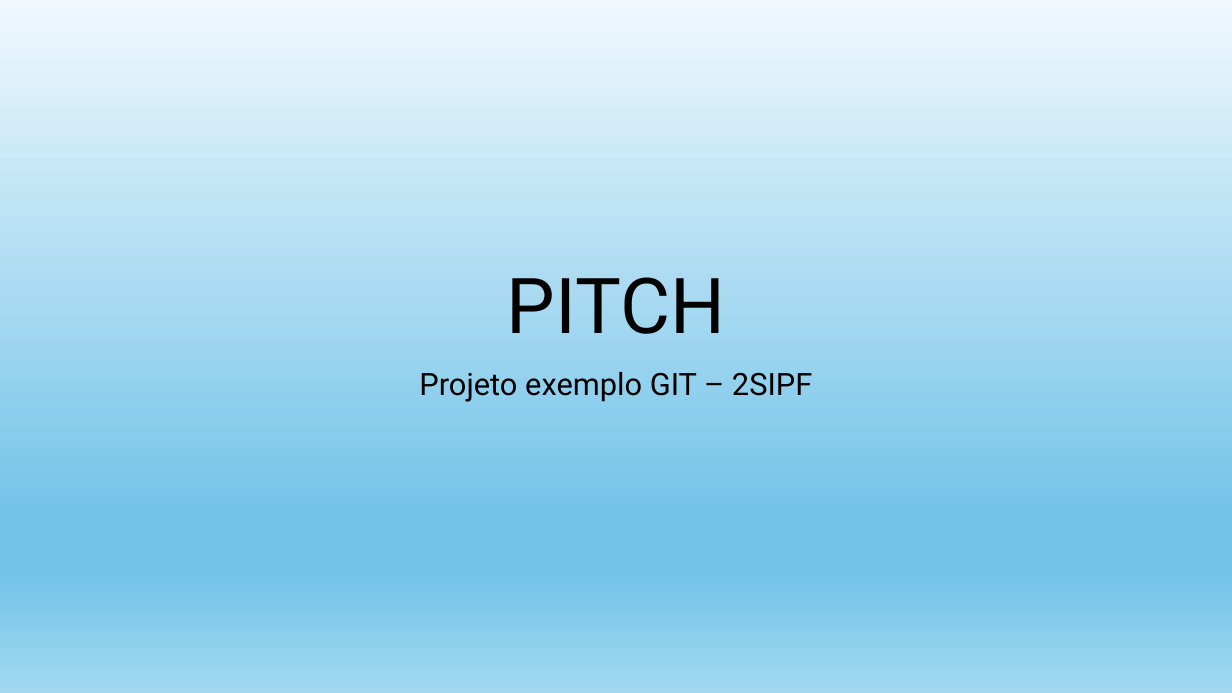
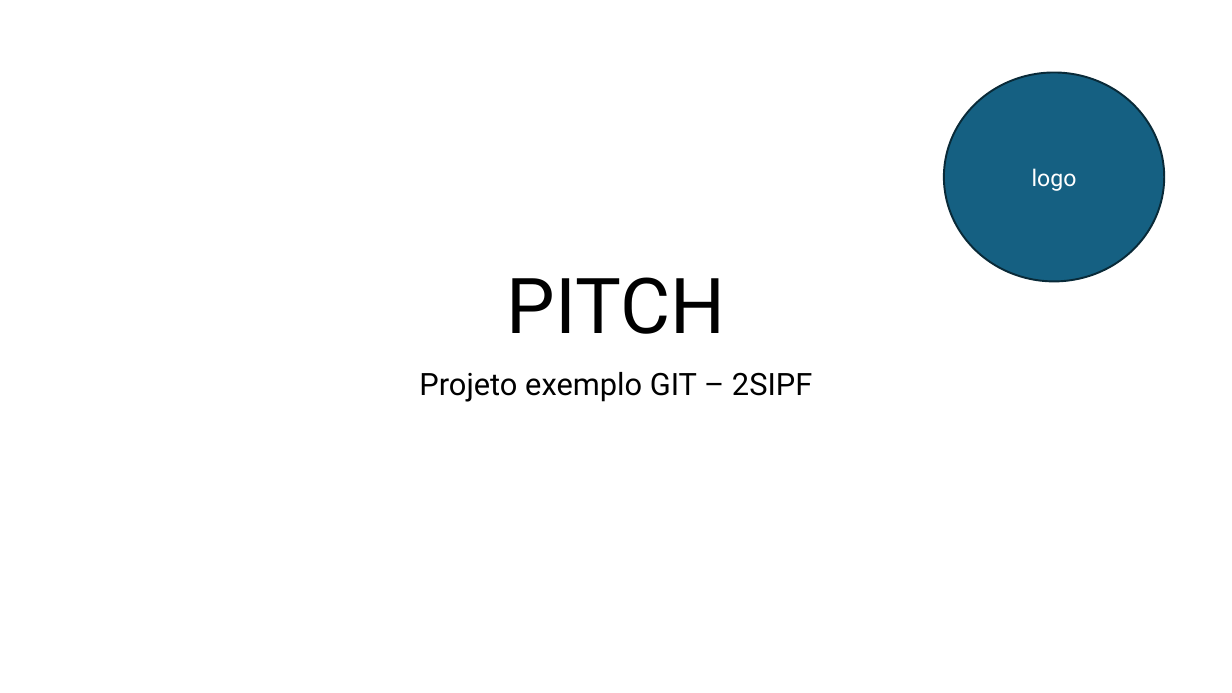
Before and after one commit to yasminmiguez/2SIPF-ProjetoExemplo-2024, a slide deck: slide 1 of PastaDocumentos/Pitch Projeto.pptx. Drawn at 1232x693 pixels with LibreOffice and Linux fonts; fonts in the diff are those of the drawing. Boxes give left, top, right and bottom in pixels: in the first picture for what was removed or moved away, otherwise in the second. Text is boxed around its words. In the diff, an @@ line names an element or a change of style, - is before the commit and + after.

Commit message:
Colocacao de LOGO em arquivo recuperado

```diff
--- a/PastaDocumentos/Pitch Projeto.pptx
+++ b/PastaDocumentos/Pitch Projeto.pptx
@@ background gradient #F0F8FD to #74C4E9 to #A2D8F0 to #FFFFFF @@
@@ ellipse added at [945,72,1165,281], fill #156082, outline #092A39 1.5 pt, 18 pt, text #FFFFFF @@
+logo
```
